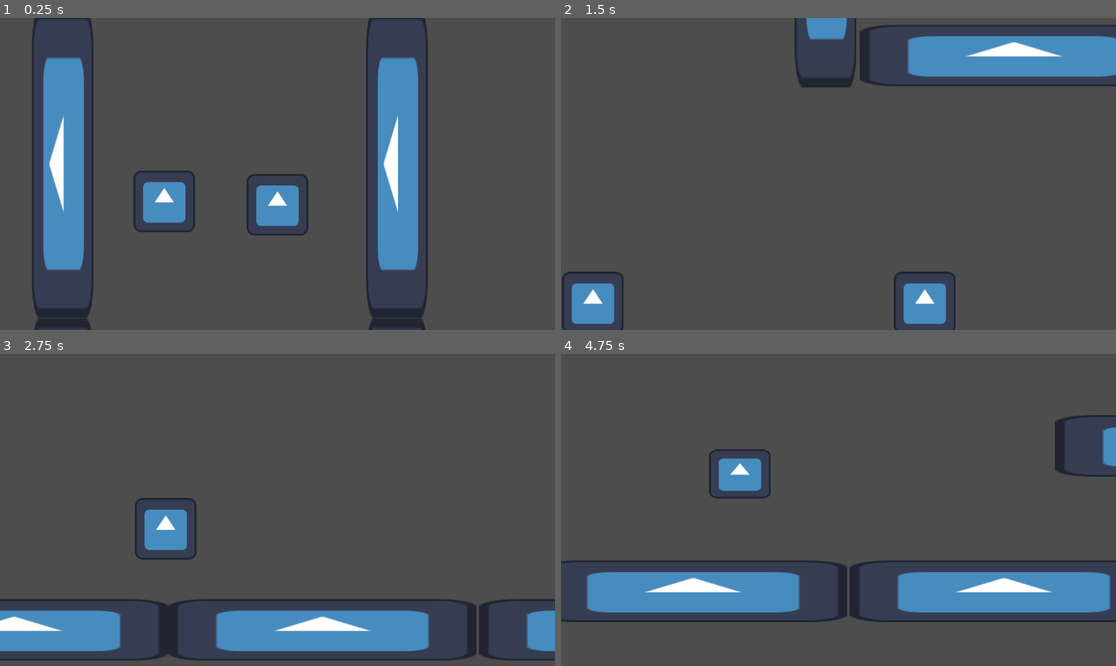
Above: before the commit, frames 1-4 (two rows, left to right).
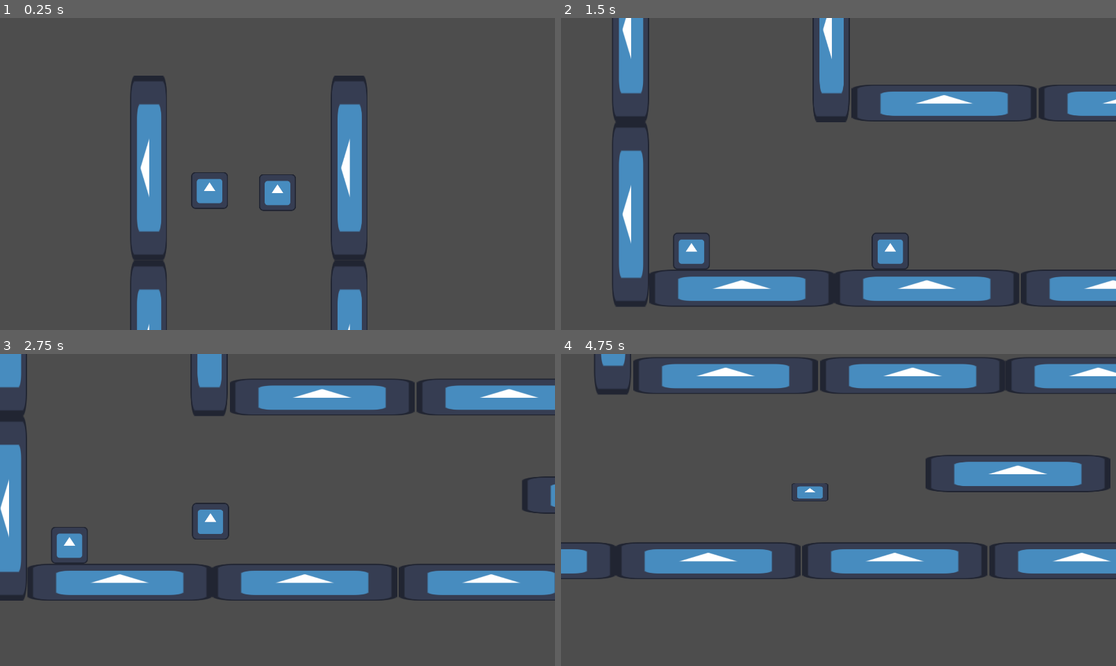
Above: after the commit, the same moments.

Repository: SPsEGS/GameJamLeMeilleurJeu
Game: Godot game, scene res://Scenes/Levels/TestScene.tscn
The game is run twice, just before and just after one commit, with the same random seed, the same clock (stepped at 60 frames per second) and the same inputs. The engine's default icon, where the game draws it, is replaced by a stand-in: a white triangle on a blue panel in a dark square.
Inputs:
- Up to frame 1 (0.25 s): no input
- Up to frame 2 (1.5 s): hold Right (p1_mv_right) from 0.53 s (still down); tap Down (p1_crouch) at 0.6 s; tap Up (p1_jump) at 0.77, 1.07 s; tap Keypad 0 (p1_interact) at 0.8, 1.35 s
- Up to frame 3 (2.75 s): tap Up (p1_jump) at 1.52, 1.55, 1.82 s; release Right (p1_mv_right) at 2.03 s; hold Left (p1_mv_left) from 2.03 s (still down); hold Up (p1_jump) from 2.03 s (still down); tap Down (p1_crouch) at 2.3 s
- Up to frame 4 (4.75 s): release Left (p1_mv_left) at 2.78 s; release Up (p1_jump) at 2.78 s; hold Right (p1_mv_right) 2.78-4.28 s; tap Down (p1_crouch) at 2.85, 4.35 s; tap Up (p1_jump) at 3.02, 3.32, 4.52 s; tap Keypad 0 (p1_interact) at 3.05, 3.6 s; hold Up (p1_jump) 3.53-4.28 s; hold Left (p1_mv_left) from 4.28 s (still down)

The runs differ from the first frame. In frame 1, 21% of the frame differs, in the area x 5-78%, y 0-100%; in frame 2, 23%; in frame 3, 27%; in frame 4, 28%, in the area x 0-100%, y 0-86%.

Commit message:
Fix human.gd again

Diff:
--- a/Scenes/Player.tscn
+++ b/Scenes/Player.tscn
@@ -4,9 +4,9 @@
 [ext_resource type="Texture2D" uid="uid://dv76vp6l72tk8" path="res://icon.svg" id="2_14w52"]
 
 [sub_resource type="RectangleShape2D" id="RectangleShape2D_m10ex"]
-size = Vector2(126, 126)
+size = Vector2(128, 128)
 
-[node name="Player" type="CharacterBody2D"]
+[node name="CharacterBody2D2" type="CharacterBody2D"]
 script = ExtResource("1_7fyqf")
 
 [node name="Sprite2D" type="Sprite2D" parent="."]
--- a/Scripts/Human.gd
+++ b/Scripts/Human.gd
@@ -10,10 +10,8 @@
 	playerNb = "p1"
 
 func input_loop() :
-	direction = int(Input.is_action_pressed("p1_mv_right")) - int(Input.is_action_pressed("p1_mv_left"))
-	if(Input.is_action_pressed("p1_jump") and is_on_floor() and !has_jumped and !crouching):
-		jump()
-	if (Input.is_action_just_pressed("p1_crouch") and is_on_floor()) :
+	super()
+	if (Input.is_action_just_pressed(playerNb + "_crouch") and is_on_floor()) :
 		if(!crouching) :
 			crouch()
 			crouching = true
@@ -21,7 +19,7 @@
 			speed = reel_speed
 			crouching = false
 			_animation_player.play("un_crouching")
-	if (Input.is_action_just_pressed("p1_interact")) :
+	if (Input.is_action_just_pressed(playerNb + "_interact")) :
 		interact()
 
 func crouch() :
--- a/project.godot
+++ b/project.godot
@@ -17,7 +17,8 @@
 
 [display]
 
-window/size/mode=2
+window/size/viewport_width=1920
+window/size/viewport_height=1080
 
 [dotnet]
 
Not shown: 1 places in Scenes/Alien.tscn that only renumber resources
Not shown: 1 places in Scenes/Levels/LightTestScene.tscn that only renumber resources
Not shown: 1 places in Scenes/Levels/TestScene.tscn that only renumber resources
